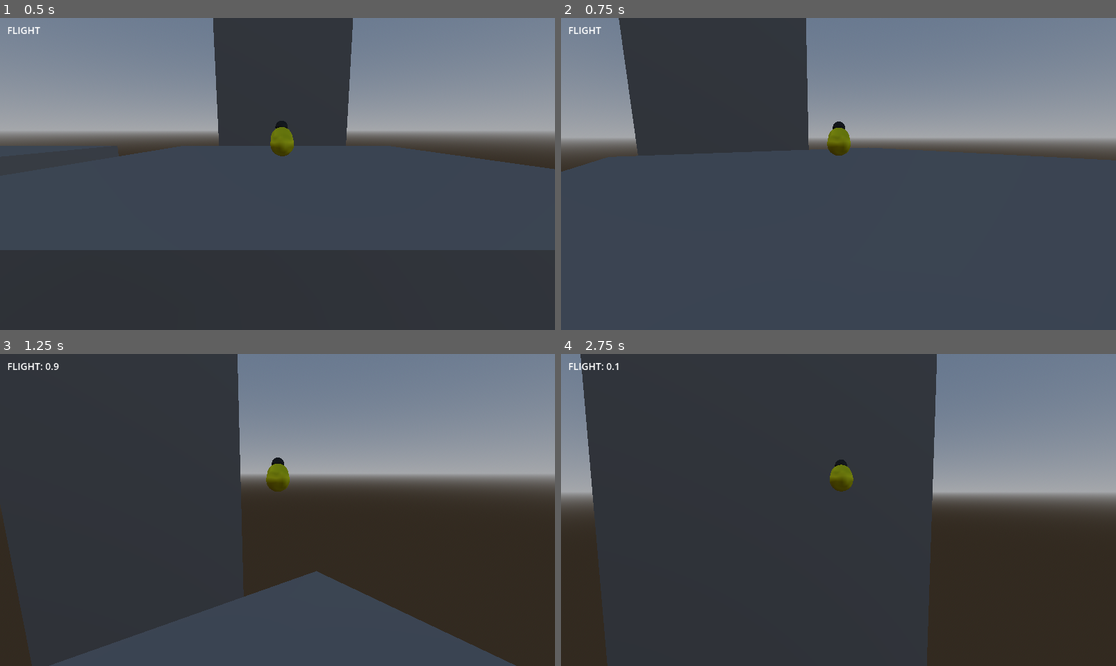
Above: before the commit, frames 1-4 (two rows, left to right).
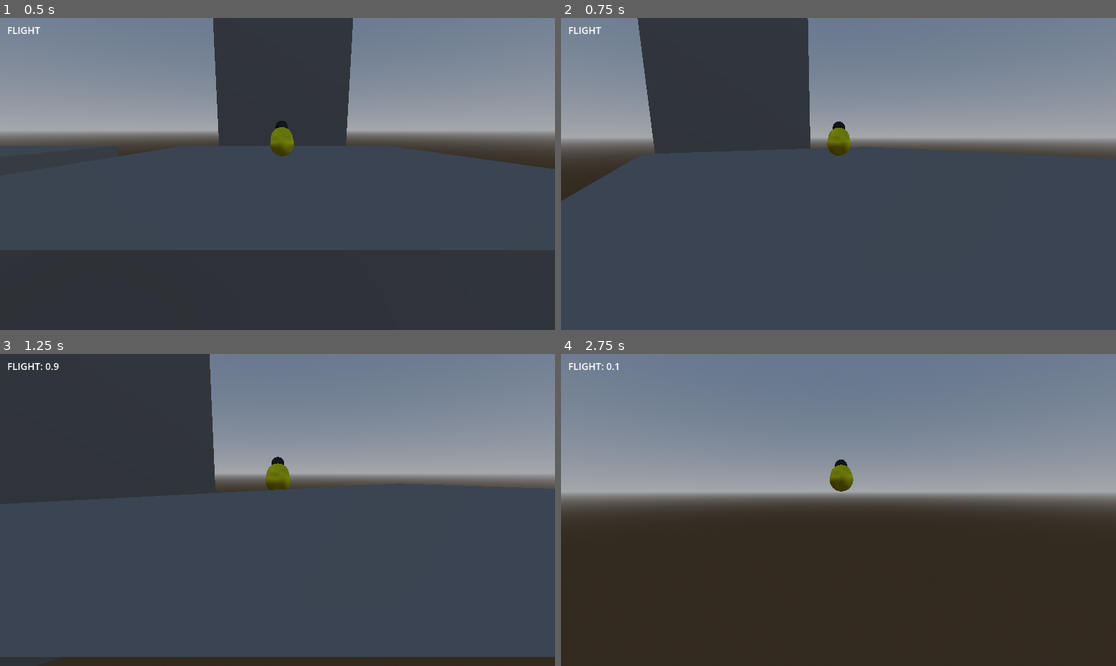
Above: after the commit, the same moments.

Repository: GunterJr/game-jam-feb
Game: Godot game, scene res://scenes/areas/movement-testing.tscn
Same seed, same stepped clock (60 frames per second), same inputs: the game is played once before the commit and once after it.
Inputs (mouse positions are in pixels of both pictures, inside the frame that each line leads up to):
- Up to frame 1 (0.5 s): no input
- Up to frame 2 (0.75 s): tap Enter (ui_accept) at 0.5 s; move the mouse to (866, 174) at 0.52 s; hold W (forward) from 0.53 s (still down); hold Enter (ui_accept) from 0.53 s (still down); click (866, 174) at 0.67 s
- Up to frame 3 (1.25 s): keep holding W (forward); keep holding Enter (ui_accept); tap Space (jump) at 0.77, 1.07 s; tap Shift (dash, bound only after the commit) at 0.8 s
- Up to frame 4 (2.75 s): keep holding W (forward); move the mouse to (810, 510) at 1.27 s; release Enter (ui_accept) at 1.28 s; tap Shift (dash, bound only after the commit) at 1.35 s; tap Space (jump) at 1.52, 1.55, 1.82, 2.1 s; move the mouse to (849, 503) at 2.02 s; hold Enter (ui_accept) from 2.03 s (still down)

Frame 1 is identical in both runs. In frame 2, 2.4% of the frame differs, in the area x 0-100%, y 0-59%; in frame 3, 40%; in frame 4, 48%, in the area x 3-68%, y 0-100%.

Commit message:
edited character

Diff:
--- a/project.godot
+++ b/project.godot
@@ -42,6 +42,11 @@
 "events": [Object(InputEventKey,"resource_local_to_scene":false,"resource_name":"","device":-1,"window_id":0,"alt_press …(191 unchanged characters)…
 ]
 }
+dash={
+"deadzone": 0.2,
+"events": [Object(InputEventKey,"resource_local_to_scene":false,"resource_name":"","device":-1,"window_id":0,"alt_pressed":false,"shift_pressed":false,"ctrl_pressed":false,"meta_pressed":false,"pressed":false,"keycode":0,"physical_keycode":4194325,"key_label":0,"unicode":0,"location":0,"echo":false,"script":null)
+]
+}
 
 [physics]
 
--- a/scenes/actors/benson.tscn
+++ b/scenes/actors/benson.tscn
@@ -46,8 +46,8 @@
 transform = Transform3D(-1, 0, 8.7422784e-08, 0, 1, 0, -8.7422784e-08, 0, -1, 0.052703943, 0.09340754, -0.04397956)
 spring_length = 2.0
 script = ExtResource("2_81iw3")
-min_vert = -0.767944870877505
-max_vert = 0.26354471705114374
+min_vert = -1.2217304763960306
+max_vert = 0.5235987755982988
 
 [node name="Camera3D" type="Camera3D" parent="CameraArm" unique_id=889376277]
 transform = Transform3D(1, 8.258129e-09, 7.871712e-10, -8.258128e-09, 0.98199177, 0.18892407, 7.871641e-10, -0.18892407, 0.98199177, 0.03952786, 0.7038084, 2.1421719)
--- a/scripts/benson.gd
+++ b/scripts/benson.gd
@@ -1,11 +1,19 @@
 extends CharacterBody3D
 
-@export var speed : float = 2.0
+@export var speed : float = 5.0
+@export var flight_speed : float = 10.0
+@export var friction : float = 0.9
+@export var air_friction : float = 0.95
 @export var jump_velocity: float = 4.5
-@export var flight_velocity: float = 1
-@export var flight_time: float = 1.0
+
+@export var flight_velocity: float = 10
+@export var flight_time: float = 3.0
+@export var max_flight_speed: float = 20
+
+@export var dash_velocity: float = 10
 var flying : bool = false
 var current_flight_time: float = 0
+var current_velocity : Vector3 = Vector3(0, 0, 0)
 
 @onready var body: Node3D = $Orientation
 @onready var camarm : SpringArm3D = $CameraArm
@@ -20,6 +28,8 @@
 
 func _physics_process(delta: float) -> void:
 
+	velocity = current_velocity
+
 	# Add the gravity.
 	if not is_on_floor():
 		velocity += get_gravity() * delta
@@ -31,7 +41,7 @@
 
 	# Handle jump.
 	if Input.is_action_just_pressed("jump") and is_on_floor():
-		velocity.y = jump_velocity
+		velocity.y += jump_velocity
 		flying = false
 
 	# Handle flight.
@@ -40,10 +50,12 @@
 		buzzer.stop()
 	if Input.is_action_just_released("jump"):
 		flying = true
-	if Input.is_action_pressed("ui_accept") and !is_on_floor() and current_flight_time < flight_time and flying:
+	if Input.is_action_pressed("ui_accept") and !is_on_floor() and current_flight_time < flight_time and flying and velocity.y <= max_flight_speed:
 		if not buzzer.playing:
 			buzzer.play()
-		velocity.y = flight_velocity
+		if(velocity.y < 0):
+			velocity.y = 0
+		velocity.y += flight_velocity * delta
 		current_flight_time += delta
 		flew.emit(current_flight_time)
 
@@ -66,13 +78,28 @@
 		right = right.normalized()
 
 		var move_direction = (input_vector.x * right + input_vector.y * forward).normalized()
-		velocity.x = move_direction.x * speed
-		velocity.z = move_direction.z * speed
+
+		if is_on_floor():
+			velocity.x += move_direction.x * speed * delta
+			velocity.z += move_direction.z * speed * delta
+		else:
+			velocity.x += move_direction.x * flight_speed * delta
+			velocity.z += move_direction.z * flight_speed * delta
 
 		var target_angle := Vector3.BACK.signed_angle_to(move_direction, Vector3.UP)
 		body.global_rotation.y = target_angle
+
+		#handle dash
+		if Input.is_action_just_pressed("dash") and !is_on_floor() and current_flight_time < flight_time:
+			velocity = -camera_basis.z * dash_velocity;
+
+	if is_on_floor():
+		velocity.x *= friction
+		velocity.z *= friction
 	else:
-		velocity.x = 0
-		velocity.z = 0
+		velocity.x *= air_friction
+		velocity.z *= air_friction
 
 	move_and_slide()
+
+	current_velocity = velocity
